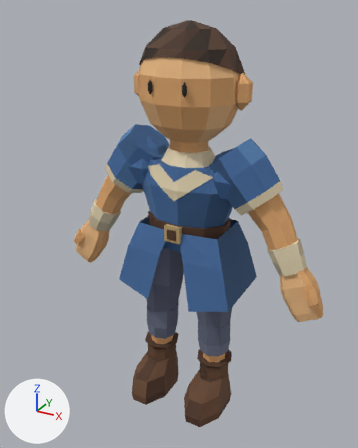
Two versions of the glTF model frontend/public/models/starter-adventurer-cropped.glb, one commit apart.
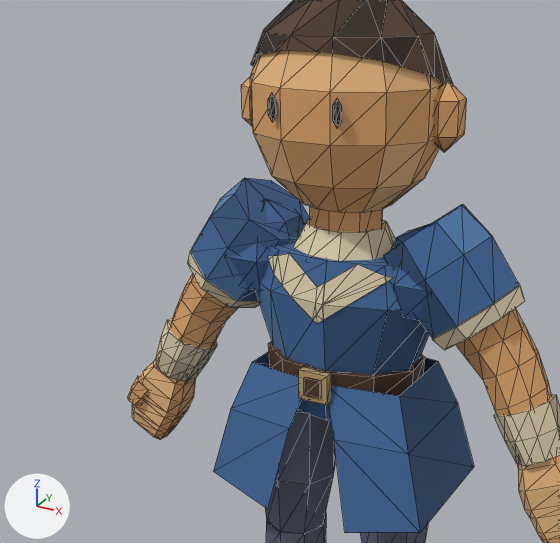
Each version appears first whole from a camera (50 mm lens) standing at (1.14, -2.18, 2.19) and looking at (-0.09, 0.05, 1.08), and next in a close-up on the part from 2% to 84% of the width and 7% to 71% of the height. Arrows for +X, +Y and +Z are at lower left; the lights stay in place. The last two pictures show the newer version. The close-ups show mesh edges as thin lines. Vertices at exactly the same position are counted once.

The first close-up shows 'StarterAdventurer'.
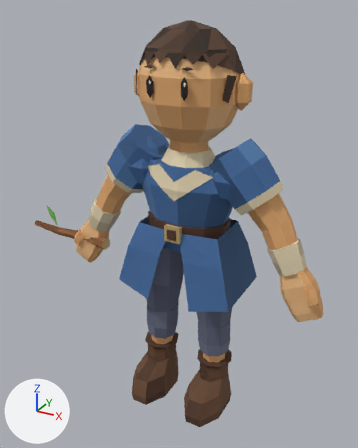
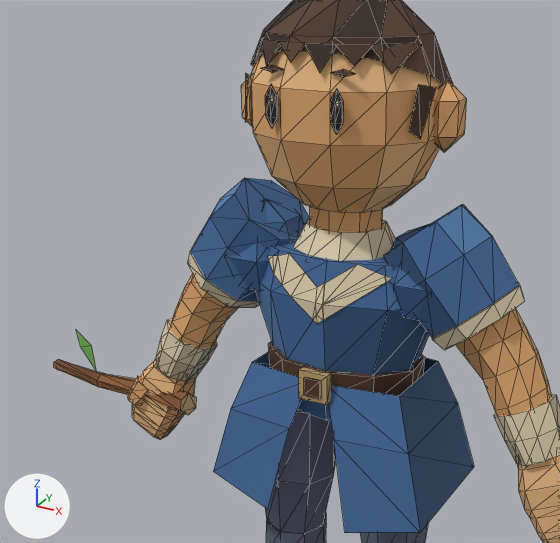
The change, as JSON lines over the scene's bpy script:
```json
{"block": "me_starteradventurermesh", "where": "# used by ob_starteradventurer; location = (0.0, 0.0, 0.0)"}
{"op": "remove", "block": "me_starteradventurermesh", "code": "me_starteradventurermesh.from_pydata(...)  # 1119 vertices, 1984 faces; spans x -0.77..0.77, y -0.28..0.23, z 0.02..2.13"}
{"op": "add", "block": "me_starteradventurermesh", "code": "me_starteradventurermesh.from_pydata(...)  # 1234 vertices, 2146 faces; spans x -1.2..0.77, y -0.28..0.23, z 0.02..2.13"}
{"block": "me_starteradventurermesh", "change": "me_starteradventurermesh part 1: the loose piece of 24 vertices spanning x -0.1..-0.08, y -0.22..-0.21, z 1.82..1.89 is scaled about its middle by (1.5, 1.17, 1.5)"}
{"block": "me_starteradventurermesh", "change": "me_starteradventurermesh part 2: the loose piece of 24 vertices spanning x 0.08..0.1, y -0.22..-0.21, z 1.82..1.89 is scaled about its middle by (1.5, 1.17, 1.5)"}
{"block": "me_starteradventurermesh", "change": "me_starteradventurermesh part 3"}
{"block": "me_starteradventurermesh", "change": "115 vertices are added at x -1.2..0.26, y -0.23..0.07, z 0.84..2.0"}
{"block": "me_starteradventurermesh", "change": "162 new faces join them"}
```

Where the change shows, as pixel boxes (x1, y1, x2, y2) in the close-ups (560 x 543 px; the box of a moved part takes in the faces that stretch with it):
```json
{"object": "StarterAdventurer", "change": "reshaped", "before": [128, 0, 560, 543], "after": [54, 0, 560, 543]}
{"part": 1, "of": "me_starteradventurermesh", "change": "moved or reshaped", "before": [268, 93, 277, 122], "after": [265, 84, 278, 128]}
{"part": 2, "of": "me_starteradventurermesh", "change": "moved or reshaped", "before": [333, 98, 342, 128], "after": [330, 89, 344, 134]}
{"part": 3, "of": "me_starteradventurermesh", "change": "added", "after": [54, 38, 436, 415]}
```
